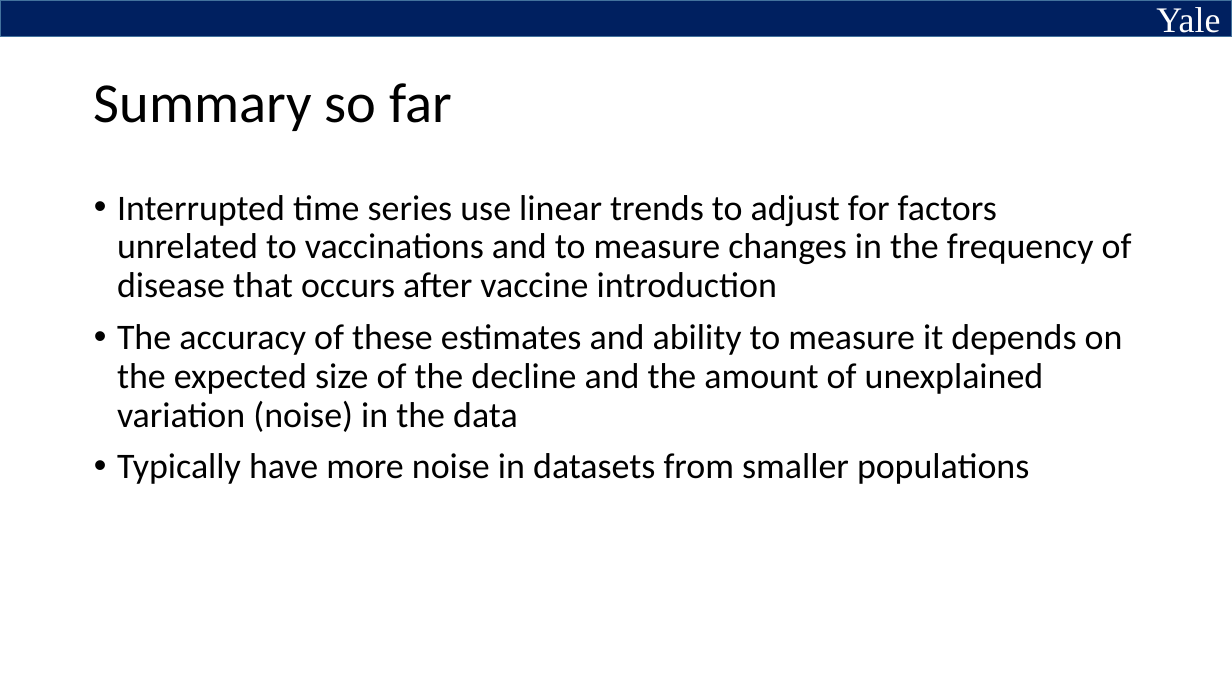
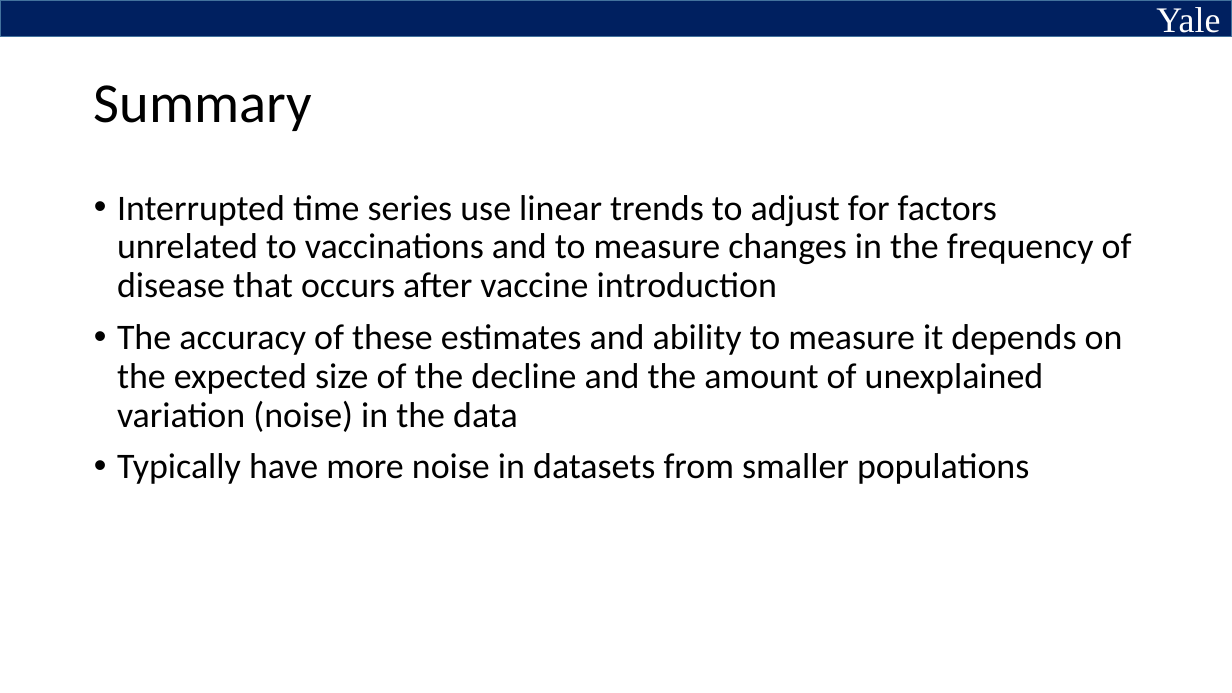
Before and after one commit to YalePublicHealthSurveillance/YaleIntroPublicHealthSurveillance.github.io, a slide deck: slide 27 of Slides/Slides for Video 3.pptx (slide 19 before the commit). Drawn at 1232x693 pixels with LibreOffice and Linux fonts; fonts in the diff are those of the drawing. Boxes give left, top, right and bottom in pixels: in the first picture for what was removed or moved away, otherwise in the second. Text is boxed around its words. In the diff, an @@ line names an element or a change of style, - is before the commit and + after.

```diff
--- a/Slides/Slides for Video 3.pptx
+++ b/Slides/Slides for Video 3.pptx
@@ title at [94,85,312,131]: text changed @@
-Summary so far
+Summary
```
Also in this commit, not shown: 8 other slides changed, 9 slides added, 1 slide removed, 1 other file.
